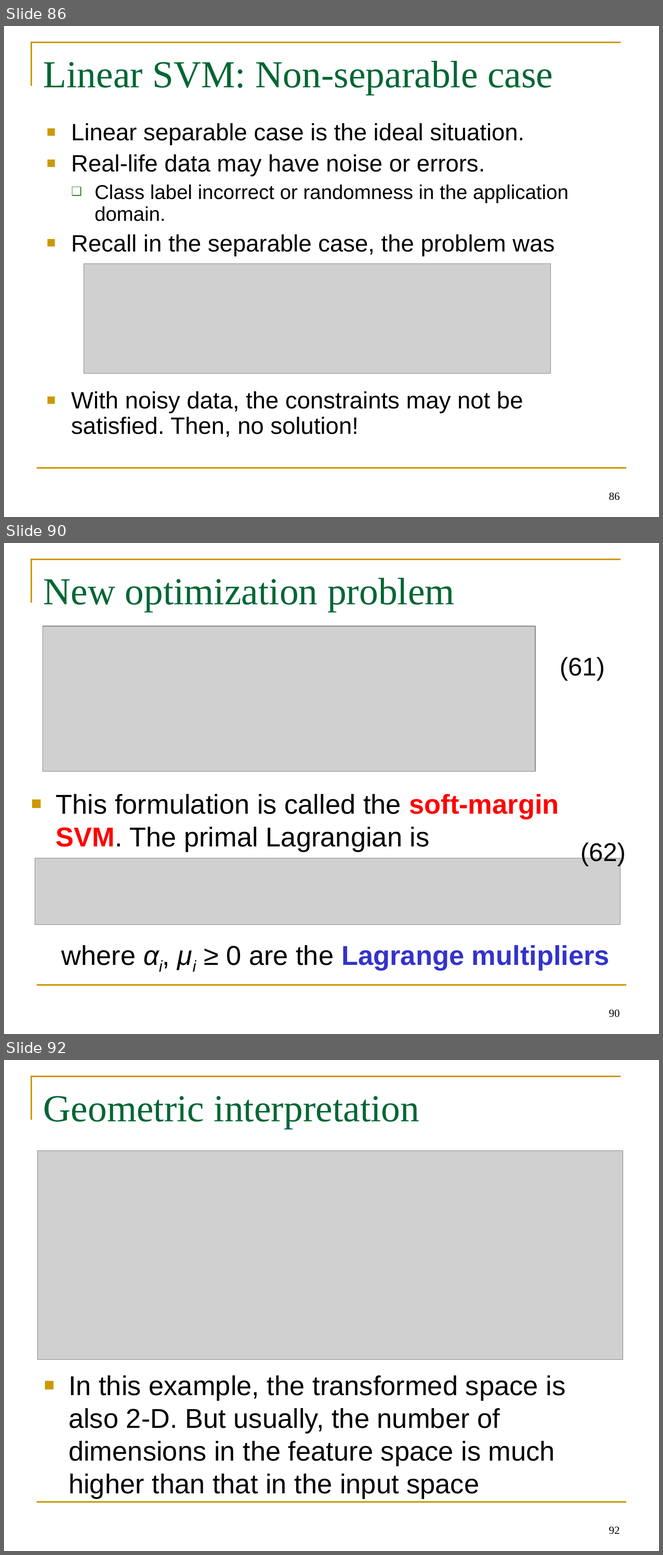
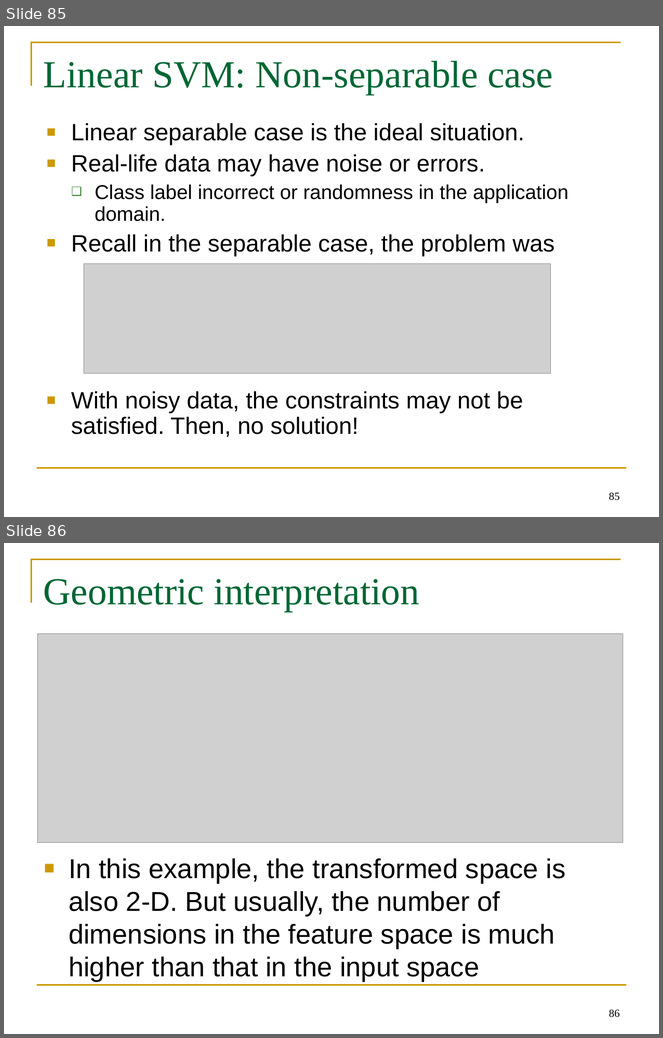
Before and after one commit to BeiyuLinCS/beiyulin.github.io, a slide deck: teach/spring_21/behavior_modeling/week6_supervised_learning.ppt. Shown one above the other, each under a label of ours: slides 86, 90 and 92 before the commit, slides 85 and 86 after it; the slides between them are not shown. The pictures are 663x1555 and 663x1038 pixels, drawn with LibreOffice and Linux fonts; fonts in the diff are those of the drawing; grey boxes stand for pictures. Boxes give left, top, right and bottom in pixels: in the first picture for what was removed or moved away, otherwise in the second. Text is boxed around its words. In the diff, an @@ line names an element or a change of style, - is before the commit and + after.

```diff
--- a/teach/spring_21/behavior_modeling/week6_supervised_learning.ppt
+++ b/teach/spring_21/behavior_modeling/week6_supervised_learning.ppt
@@ slide 90 removed at [4,543,659,1034], background #FFFFFF; not listed: 2 template elements that a slide beside it also shows @@
@@ title removed at [44,578,455,612] @@
-New optimization problem
@@ picture removed at [42,626,535,772] @@
@@ text removed at [560,657,605,681] @@
-(61)
@@ text removed at [55,794,610,971] @@
-■ This formulation is called the soft-margin SVM. The primal Lagrangian is
-where αi, μi ≥ 0 are the Lagrange multipliers
@@ text removed at [581,841,626,866] @@
-(62)
@@ picture removed at [35,858,621,925] @@
@@ page number removed at [609,1010,620,1018] @@
-90
@@ what was slide 86 is now slide 85 @@
@@ page number at [609,493,620,501]: text changed @@
-86
+85
@@ what was slide 92 is now slide 86 @@
@@ page number at [609,1010,620,1018]: text changed @@
-92
+86
```
Also in this commit, not shown: 4 slides changed, 9 slides added, 13 other slides removed, 22 other files.
